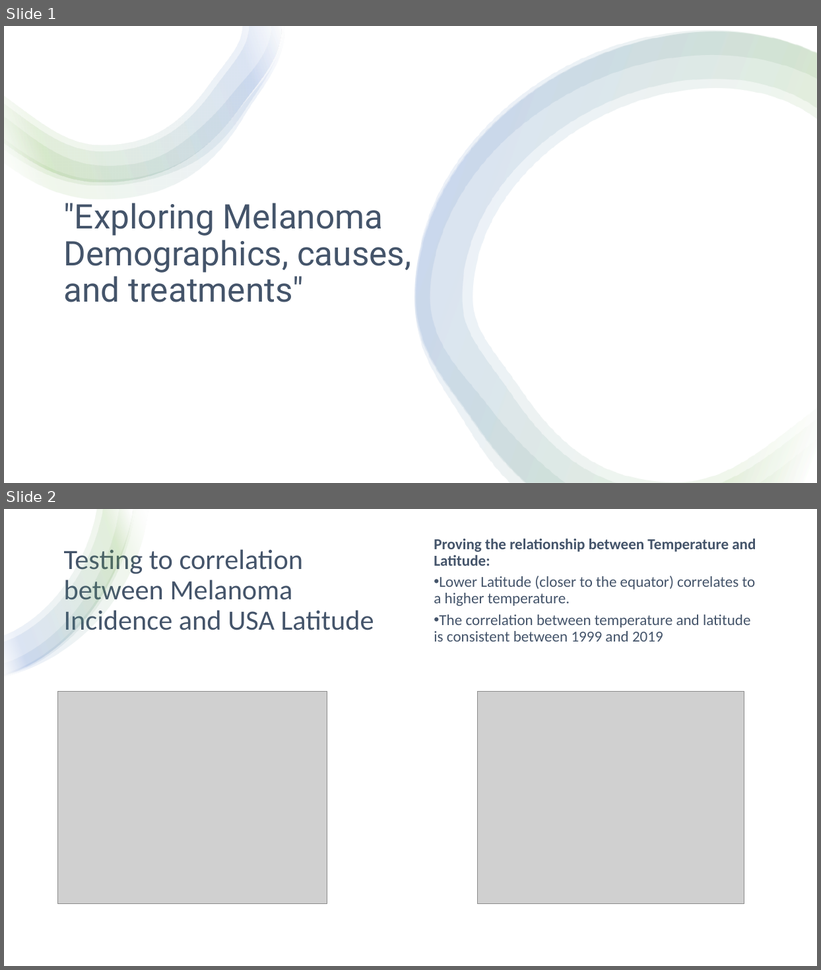
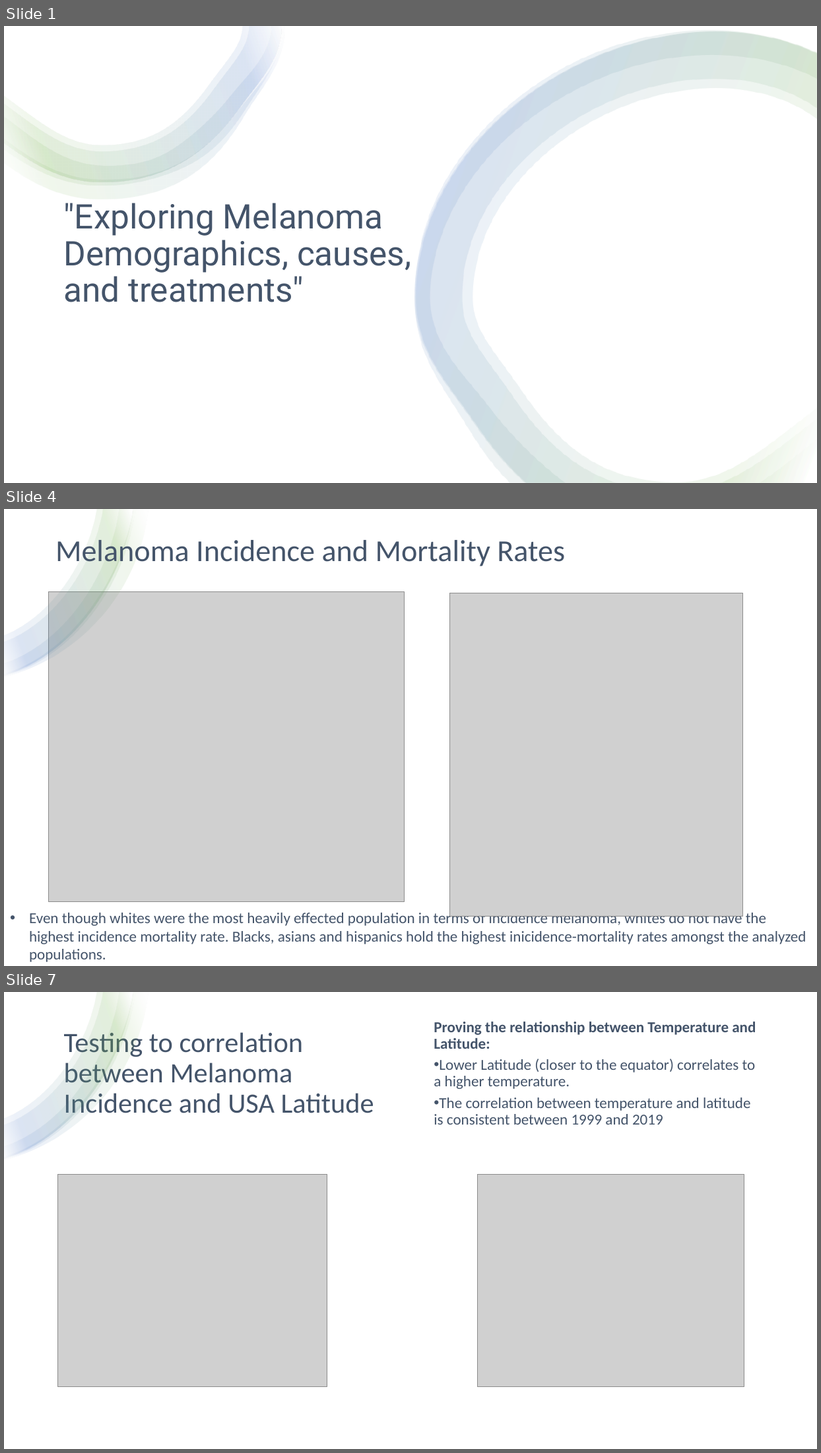
Before and after one commit to ishasaldhi/Project-1, a slide deck: Project 1.pptx. Shown one above the other, each under a label of ours: slides 1 and 2 before the commit, slides 1, 4 and 7 after it; the slides between them are not shown. The pictures are 821x970 and 821x1453 pixels, drawn with LibreOffice and Linux fonts; fonts in the diff are those of the drawing; grey boxes stand for pictures. Boxes give left, top, right and bottom in pixels: in the first picture for what was removed or moved away, otherwise in the second. Text is boxed around its words. In the diff, an @@ line names an element or a change of style, - is before the commit and + after.

```diff
--- a/Project 1.pptx
+++ b/Project 1.pptx
@@ slide 4 added at (4, 509, 817, 966), background #FFFFFF @@
@@ rectangle added at (4, 509, 816, 966), fill #FFFFFF @@
@@ group added at (4, 509, 149, 677): 4 freeform shapes @@
@@ text added at (55, 540, 565, 569), 36 pt, text #44546A @@
+Melanoma Incidence and Mortality Rates
@@ picture added at (48, 592, 403, 902) @@
@@ picture added at (450, 593, 743, 917) @@
@@ text added at (29, 910, 807, 962), 18 pt, text #44546A @@
+• Even though whites were the most heavily effected population in terms of incidence melanoma, whites do not have the highest incidence mortality rate. Blacks, asians and hispanics hold the highest inicidence-mortality rates amongst the analyzed populations.
@@ what was slide 2 is now slide 7 @@
```
Also in this commit, not shown: 4 other slides added.
